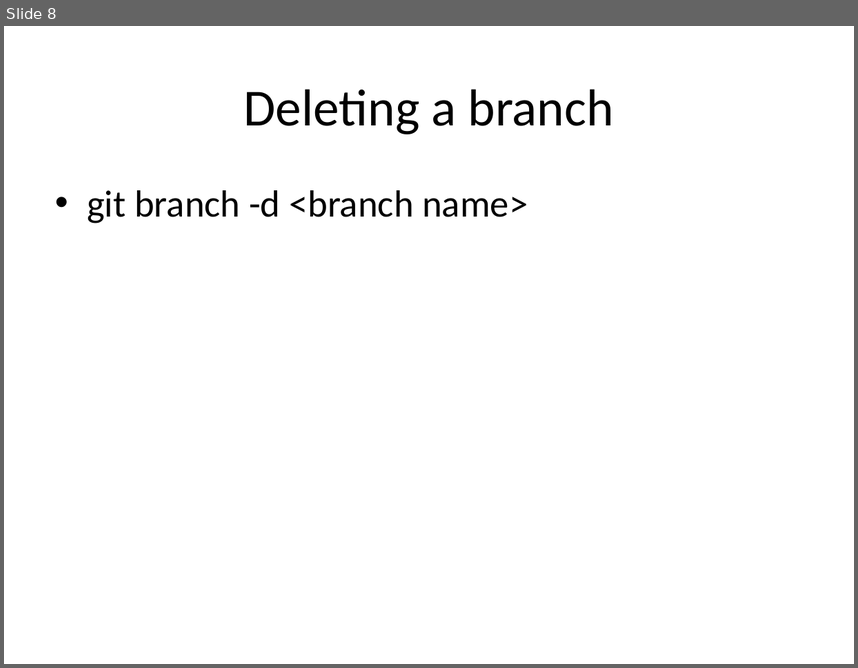
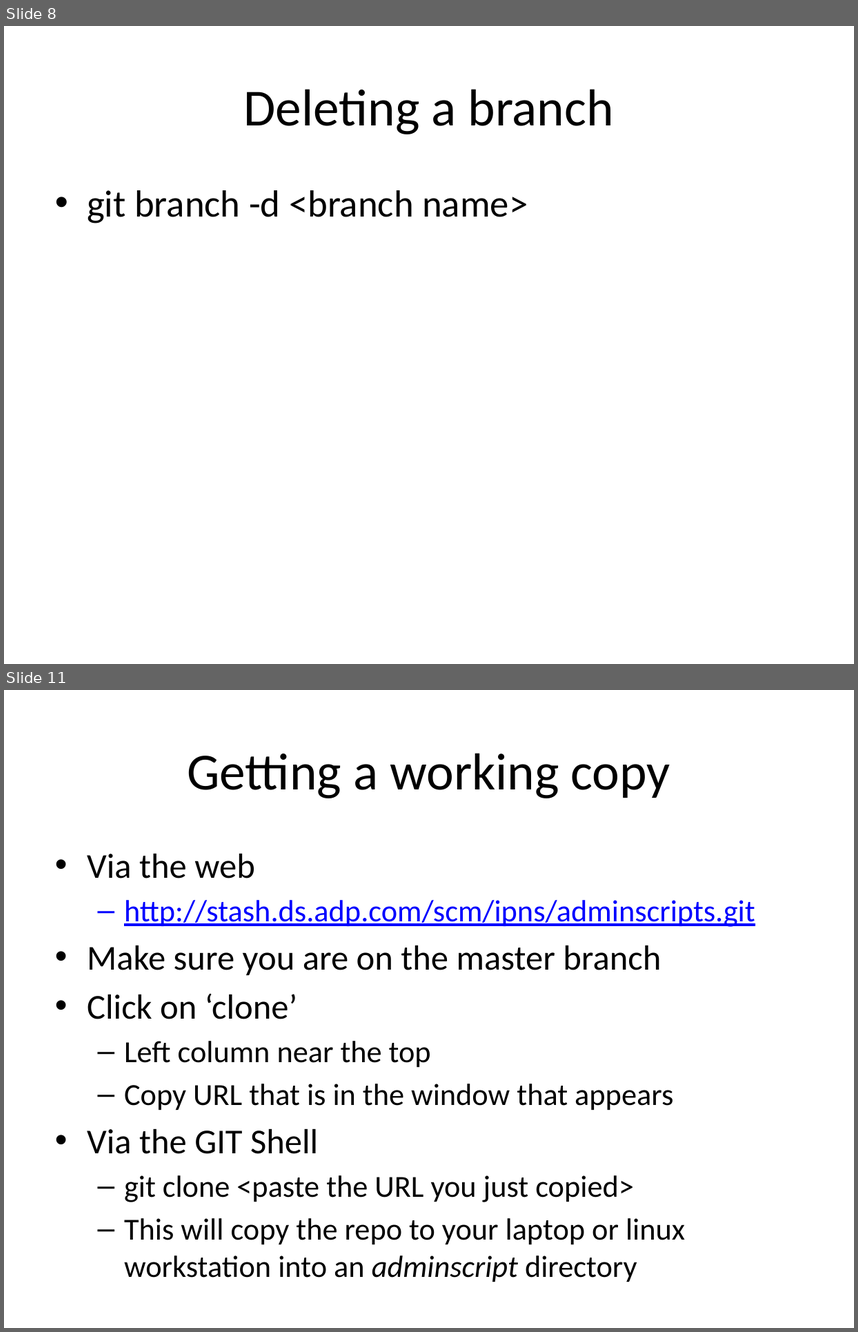
Before and after one commit to mbutry/GIT_test_repo, a slide deck: GIT_training.pptx. Shown one above the other, each under a label of ours: slide 8 before the commit, slides 8 and 11 after it; the slides between them are not shown. The pictures are 858x668 and 858x1332 pixels, drawn with LibreOffice and Linux fonts; fonts in the diff are those of the drawing. Boxes give left, top, right and bottom in pixels: in the first picture for what was removed or moved away, otherwise in the second. Text is boxed around its words. In the diff, an @@ line names an element or a change of style, - is before the commit and + after.

```diff
--- a/GIT_training.pptx
+++ b/GIT_training.pptx
@@ slide 11 added at (x1=4, y1=690, x2=854, y2=1328), background #FFFFFF @@
@@ title added at (x1=187, y1=753, x2=671, y2=798), 44 pt, text #000000 @@
+Getting a working copy
@@ text added at (x1=87, y1=854, x2=755, y2=1244), 25.9 pt, text #000000 @@
+• Via the web
+  – http://stash.ds.adp.com/scm/ipns/adminscripts.git
+• Make sure you are on the master branch
+• Click on ‘clone’
+  – Left column near the top
+  – Copy URL that is in the window that appears
+• Via the GIT Shell
+  – git clone <paste the URL you just copied>
+  – This will copy the repo to your laptop or linux workstation into an adminscript directory
```
Also in this commit, not shown: 1 slide changed, 5 other slides added.
